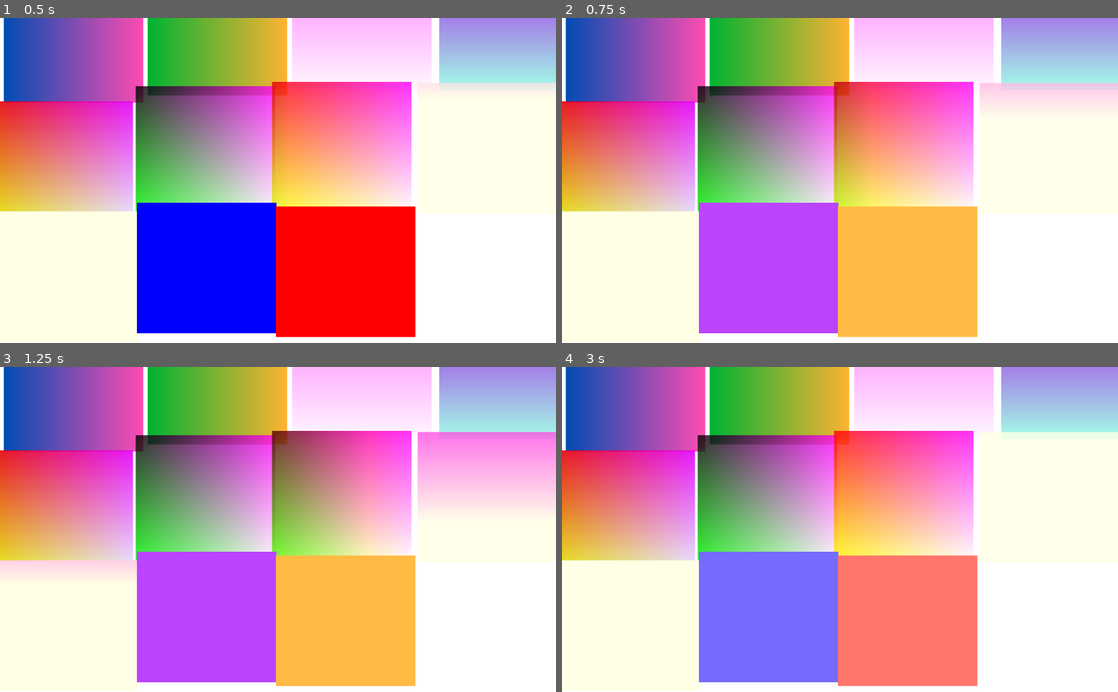
Above: before the commit, frames 1-4 (two rows, left to right).
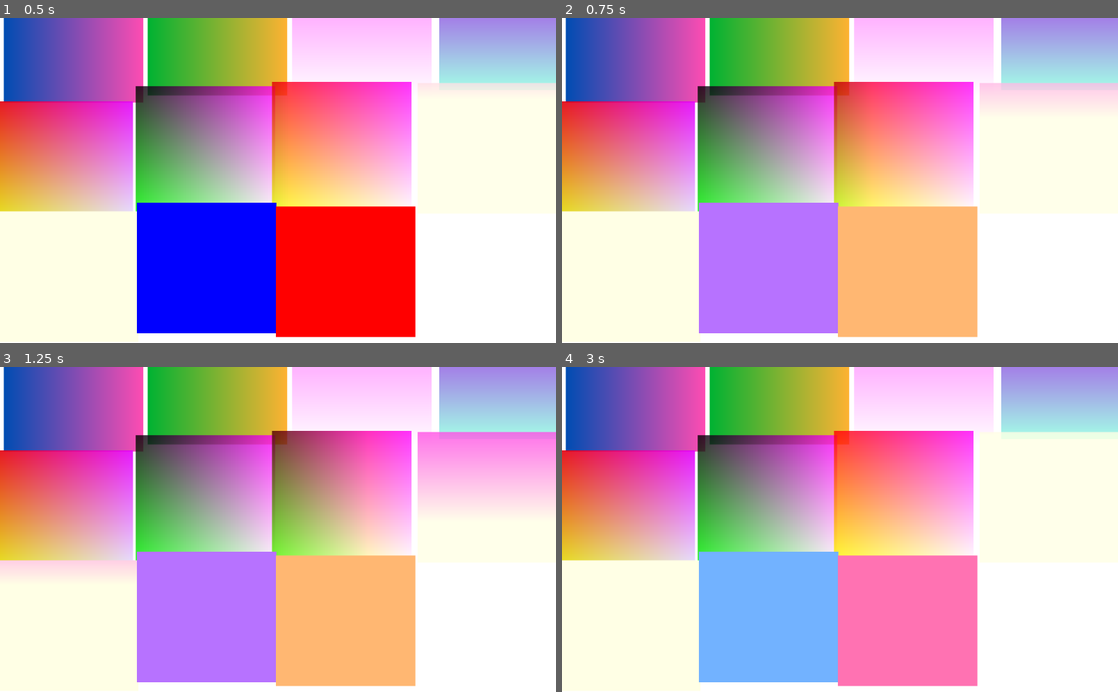
Above: after the commit, the same moments.

Repository: vkmicro/Shader_learning
Game: Godot game, scene res://Shaders/MyShaders/Learning_shading_3.tscn
Same seed, same stepped clock (60 frames per second), same inputs: the game is played once before the commit and once after it. The project has no main scene, so this scene is started directly.
Inputs (mouse positions are in pixels of both pictures, inside the frame that each line leads up to):
- Up to frame 1 (0.5 s): no input
- Up to frame 2 (0.75 s): move the mouse to (962, 164) at 0.52 s; press the mouse at (962, 164) at 0.53 s
- Up to frame 3 (1.25 s): no input
- Up to frame 4 (3 s): move the mouse to (728, 545) at 1.27 s; release the mouse at (728, 545) at 1.28 s; click (728, 545) at 1.35 s; move the mouse to (895, 458) at 2.02 s; press the mouse at (895, 458) at 2.03 s; move the mouse to (812, 594) at 2.77 s; release the mouse at (812, 594) at 2.78 s; click (812, 594) at 2.85 s

Frame 1 is identical in both runs. In frame 2, 20% of the frame differs, in the area x 24-75%, y 56-99%; in frame 3, 20%; in frame 4, 20%.

Commit message:
Fixes to mouse position based shaders

Diff:
--- a/Shaders/MyShaders/Learning_shading_3.gd
+++ b/Shaders/MyShaders/Learning_shading_3.gd
@@ -6,9 +6,10 @@
 #	print("input event")
 	if event is InputEventMouseMotion:
 		var norm_mouse = event.position
-		norm_mouse.y = norm_mouse.y / 1000
-		norm_mouse.x = norm_mouse.x / 1000
-		print(norm_mouse)
+#		norm_mouse.y = norm_mouse.y / 1000
+##		norm_mouse.x = norm_mouse.x / 1000
+
+#		print(norm_mouse)
 #		_material.set_shader_param("mouse_pos", norm_mouse)
 		$Shader10.get_material().set_shader_param("mouse_pos", norm_mouse)
 		$Shader11.get_material().set_shader_param("mouse_pos", norm_mouse)
--- a/Shaders/MyShaders/Learning_shading_3.tscn
+++ b/Shaders/MyShaders/Learning_shading_3.tscn
@@ -42,6 +42,20 @@
 }
 "
 
+[sub_resource type="ShaderMaterial" id=6]
+shader = SubResource( 5 )
+
+[sub_resource type="Shader" id=7]
+code = "shader_type canvas_item;
+
+void fragment(){ //gradient where r, g, b, alpha
+					//but you replace either r,g, or b with x or y coordinates so you end up with a gradient
+	COLOR = vec4(0.6, UV.y, 0.9, 0.9);
+//	COLOR = vec4(0.2, 0.7, 0.6, 1.0);
+
+}
+"
+
 [sub_resource type="ShaderMaterial" id=8]
 shader = SubResource( 7 )
 
@@ -50,7 +64,7 @@
 
 void fragment(){ //gradient where r, g, b, alpha
 					//but you replace either r,g, or b with x or y coordinates so you end up with a gradient
-	COLOR = vec4(0.6, UV.y, 0.9, 0.9);
+	COLOR = vec4(0.9, UV.y, UV.x, 0.9);
 //	COLOR = vec4(0.2, 0.7, 0.6, 1.0);
 
 }
@@ -64,7 +78,7 @@
 
 void fragment(){ //gradient where r, g, b, alpha
 					//but you replace either r,g, or b with x or y coordinates so you end up with a gradient
-	COLOR = vec4(0.9, UV.y, UV.x, 0.9);
+	COLOR = vec4(UV.x, UV.y, UV.x, 0.8);
 //	COLOR = vec4(0.2, 0.7, 0.6, 1.0);
 
 }
@@ -78,7 +92,7 @@
 
 void fragment(){ //gradient where r, g, b, alpha
 					//but you replace either r,g, or b with x or y coordinates so you end up with a gradient
-	COLOR = vec4(UV.x, UV.y, UV.x, 0.8);
+	COLOR = vec4(abs(cos(TIME)) + UV.x, UV.y, UV.x, 0.8);
 //	COLOR = vec4(0.2, 0.7, 0.6, 1.0);
 
 }
@@ -92,7 +106,8 @@
 
 void fragment(){ //gradient where r, g, b, alpha
 					//but you replace either r,g, or b with x or y coordinates so you end up with a gradient
-	COLOR = vec4(abs(cos(TIME)) + UV.x, UV.y, UV.x, 0.8);
+//	COLOR = vec4(abs(cos(TIME)) + UV.x, 0.0, 0.0, 0.8);
+	COLOR = vec4(1.0, abs(cos(TIME)) + 0.0 + UV.y, 0.9, 0.8);
 //	COLOR = vec4(0.2, 0.7, 0.6, 1.0);
 
 }
@@ -107,7 +122,7 @@
 void fragment(){ //gradient where r, g, b, alpha
 					//but you replace either r,g, or b with x or y coordinates so you end up with a gradient
 //	COLOR = vec4(abs(cos(TIME)) + UV.x, 0.0, 0.0, 0.8);
-	COLOR = vec4(1.0, abs(cos(TIME)) + 0.0 + UV.y, 0.9, 0.8);
+	COLOR = vec4(1.0, abs(cos(TIME)) + 0.5 + UV.y, 0.9, 1.0);
 //	COLOR = vec4(0.2, 0.7, 0.6, 1.0);
 
 }
@@ -119,10 +134,14 @@
 [sub_resource type="Shader" id=19]
 code = "shader_type canvas_item;
 
-void fragment(){ //gradient where r, g, b, alpha
-					//but you replace either r,g, or b with x or y coordinates so you end up with a gradient
-//	COLOR = vec4(abs(cos(TIME)) + UV.x, 0.0, 0.0, 0.8);
-	COLOR = vec4(1.0, abs(cos(TIME)) + 0.5 + UV.y, 0.9, 1.0);
+uniform vec2 mouse_pos = vec2(0.0, 0.0);
+//float dist = distance(SCREEN_UV, mouse_pos);
+
+void fragment(){ //gradient where r, g, b, alpha
+					//but you replace either r,g, or b with x or y coordinates so you end up with a gradient
+//	COLOR = vec4(abs(cos(TIME)) + UV.x, 0.0, 0.0, 0.8);
+//	COLOR = vec4(1.0, abs(cos(TIME)) + 0.5 + UV.y, 0.9, 1.0);
+	COLOR = vec4(mouse_pos * SCREEN_PIXEL_SIZE, 1.0, 1.0);
 //	COLOR = vec4(0.2, 0.7, 0.6, 1.0);
 
 }
@@ -130,18 +149,18 @@
 
 [sub_resource type="ShaderMaterial" id=20]
 shader = SubResource( 19 )
+shader_param/mouse_pos = Vector2( 0, 0 )
 
 [sub_resource type="Shader" id=21]
 code = "shader_type canvas_item;
 
 uniform vec2 mouse_pos = vec2(0.0, 0.0);
-//float dist = distance(SCREEN_UV, mouse_pos);
 
 void fragment(){ //gradient where r, g, b, alpha
 					//but you replace either r,g, or b with x or y coordinates so you end up with a gradient
 //	COLOR = vec4(abs(cos(TIME)) + UV.x, 0.0, 0.0, 0.8);
 //	COLOR = vec4(1.0, abs(cos(TIME)) + 0.5 + UV.y, 0.9, 1.0);
-	COLOR = vec4(mouse_pos, 1.0, 1.0);
+	COLOR = vec4(1.0, mouse_pos * SCREEN_PIXEL_SIZE, 1.0);
 //	COLOR = vec4(0.2, 0.7, 0.6, 1.0);
 
 }
@@ -151,26 +170,6 @@
 shader = SubResource( 21 )
 shader_param/mouse_pos = Vector2( 0, 0 )
 
-[sub_resource type="Shader" id=23]
-code = "shader_type canvas_item;
-
-uniform vec2 mouse_pos = vec2(0.0, 0.0);
-//float dist = distance(SCREEN_UV, mouse_pos);
-
-void fragment(){ //gradient where r, g, b, alpha
-					//but you replace either r,g, or b with x or y coordinates so you end up with a gradient
-//	COLOR = vec4(abs(cos(TIME)) + UV.x, 0.0, 0.0, 0.8);
-//	COLOR = vec4(1.0, abs(cos(TIME)) + 0.5 + UV.y, 0.9, 1.0);
-	COLOR = vec4(1.0, mouse_pos , 1.0);
-//	COLOR = vec4(0.2, 0.7, 0.6, 1.0);
-
-}
-"
-
-[sub_resource type="ShaderMaterial" id=24]
-shader = SubResource( 23 )
-shader_param/mouse_pos = Vector2( 0, 0 )
-
 [node name="MyShader_3" type="Node2D"]
 script = ExtResource( 1 )
 
--- a/Shaders/MyShaders/Learning_shading_4.gd
+++ b/Shaders/MyShaders/Learning_shading_4.gd
@@ -3,8 +3,8 @@
 func _input(event):
 	if event is InputEventMouseMotion:
 		var norm_mouse = event.position
-		norm_mouse.y = norm_mouse.y / 1000
-		norm_mouse.x = norm_mouse.x / 1000
+#		norm_mouse.y = norm_mouse.y / 1000
+#		norm_mouse.x = norm_mouse.x / 1000
 #		print(norm_mouse)
 		$Shader.get_material().set_shader_param("mouse_pos", norm_mouse)
 #		$Shader11.get_material().set_shader_param("mouse_pos", norm_mouse)
--- a/Shaders/MyShaders/Learning_shading_4.tscn
+++ b/Shaders/MyShaders/Learning_shading_4.tscn
@@ -2,10 +2,12 @@
 
 [ext_resource path="res://Shaders/MyShaders/Learning_shading_4.gd" type="Script" id=1]
 
-[sub_resource type="Shader" id=3]
+[sub_resource type="Shader" id=1]
 code = "shader_type canvas_item;
 
 uniform vec2 mouse_pos = vec2(0.0, 0.0);
+//mouse_pos = mouse_pos * SCREEN_PIXEL_SIZE;
+
 
 //gl_fragColor = COLOR in godot Shaders
 //gl_FragCoord = FRAGCOORD in godot
@@ -49,8 +51,8 @@
 
 "
 
-[sub_resource type="ShaderMaterial" id=4]
-shader = SubResource( 3 )
+[sub_resource type="ShaderMaterial" id=2]
+shader = SubResource( 1 )
 shader_param/mouse_pos = Vector2( 0, 0 )
 
 [node name="MyShader_4" type="Node2D"]
Not shown: 13 places in Shaders/MyShaders/Learning_shading_3.tscn that only renumber resources
Not shown: 1 places in Shaders/MyShaders/Learning_shading_4.tscn that only renumber resources
